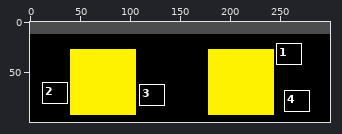
Sprite sheet -- assets/stationaryObstacles/build_B.png. The first picture is a wide view before the edit; the outline marks the close-up.
Close-up. Before:
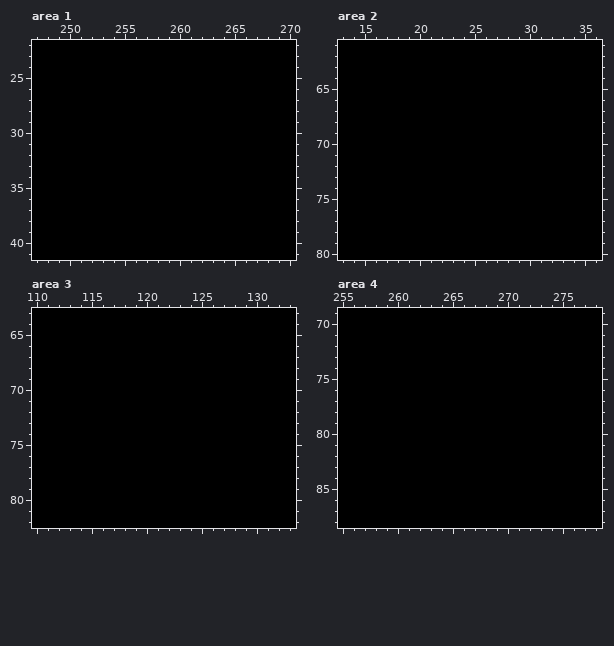
The file is 300x100 pixels. Colours within 5 levels of each other are drawn and written as one. Shown: area 1: x 247..270, y 22..41; area 2: x 13..36, y 61..80; area 3: x 110..133, y 63..82; area 4: x 255..278, y 69..88. The commit also changed other parts of the picture, which this record leaves out.
Once edited:
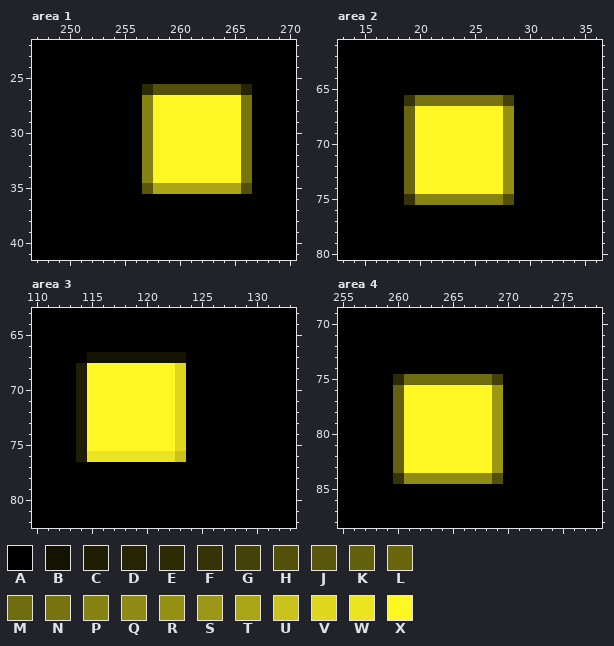
Palette (. is transparent): A #000000  B #131203  C #1f1e04  D #252405  E #2c2b06  F #353307  G #434109  H #53500b  J #5a570c  K #63600e  L #69660e  M #6f6c0f  N #777310  P #878313  Q #8f8b14  R #959014  S #9b9615  T #aba617  U #c9c31c  V #dfd81f  W #ebe420  X #fff723
The exact change:
Area 1:
y 26: x 257..266 AAAAAAAAAA -> EHHHHHHHHD
y 27..34: x 257..266 AAAAAAAAAA -> PXXXXXXXXN
y 35: x 257..266 AAAAAAAAAA -> JTTTTTTTTH
Area 2:
y 66: x 19..28 AAAAAAAAAA -> FNNNNNNNNG
y 67..74: x 19..28 AAAAAAAAAA -> LXXXXXXXXR
y 75: x 19..28 AAAAAAAAAA -> FPPPPPPPPH
Area 3:
y 67: x 115..123 AAAAAAAAA -> BBBBBBBBB
y 68..75: x 114..123 AAAAAAAAAA -> CXXXXXXXXV
y 76: x 114..123 AAAAAAAAAA -> CWWWWWWWWU
Area 4:
y 75: x 260..269 AAAAAAAAAA -> EMMMMMMMMG
y 76..83: x 260..269 AAAAAAAAAA -> KXXXXXXXXS
y 84: x 260..269 AAAAAAAAAA -> FQQQQQQQQH
